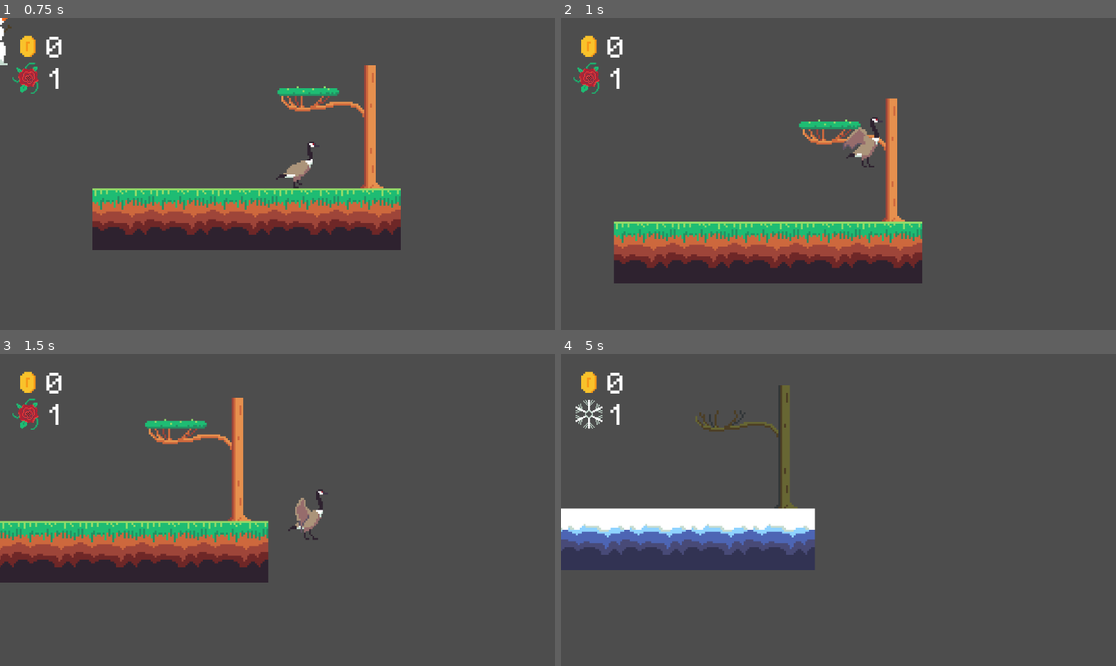
Above: before the commit, frames 1-4 (two rows, left to right).
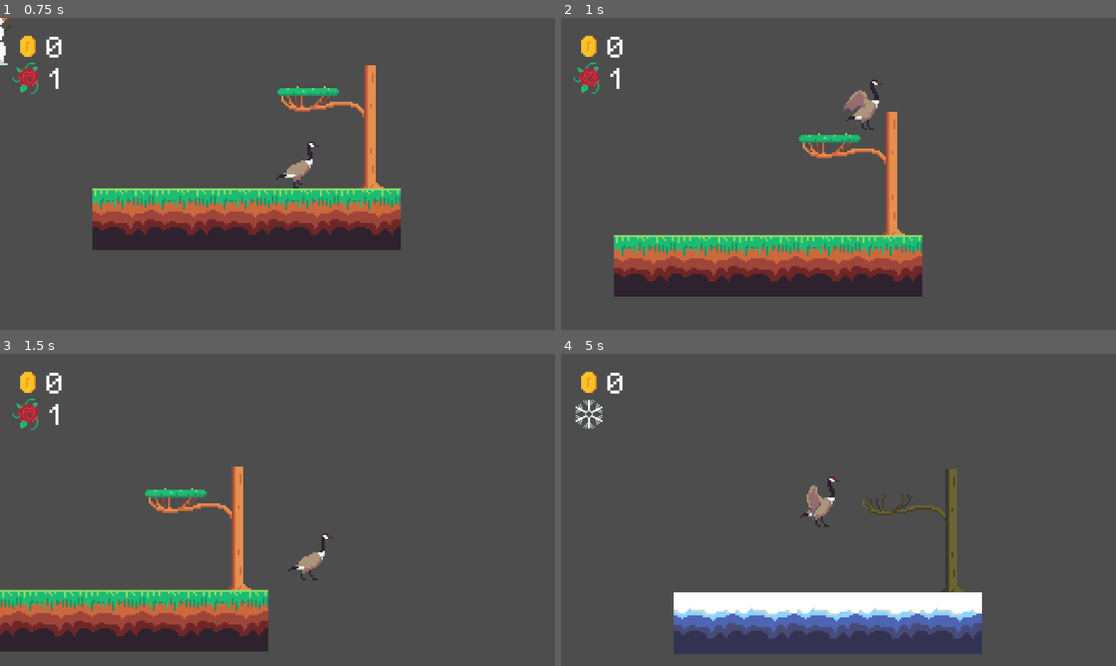
Above: after the commit, the same moments.

Repository: jbroberg42/Spring_Jam_2026
Game: Godot game, scene res://scenes/level0.tscn
Two runs of this game, one before a commit and one after it. Both use one fixed random seed, a clock stepped at 60 frames per second and the inputs below. This scene is started directly instead of the project's main scene.
Inputs:
- Up to frame 1 (0.75 s): hold D (move_right) from 0.53 s (still down); tap E (switch) at 0.6 s
- Up to frame 2 (1 s): keep holding D (move_right); tap Space (jump) at 0.77 s
- Up to frame 3 (1.5 s): keep holding D (move_right); tap E (switch) at 1.35 s
- Up to frame 4 (5 s): tap Space (jump) at 1.52, 3.02, 3.77, 4.52 s; release D (move_right) at 2.03 s; hold A (move_left) 2.03-2.78 s; tap E (switch) every 0.75 s from 2.1 to 4.35 s; hold D (move_right) 2.78-4.28 s; hold A (move_left) from 4.28 s (still down)

Frame 1 is identical in both runs. In frame 2, 14% of the frame differs, in the area x 9-66%, y 19-90%; in frame 3, 22%; in frame 4, 22%, in the area x 0-76%, y 10-96%.

Commit message:
MAP LAYERS SCENE that LISTENS to the SEASON

Diff:
--- a/scenes/map_layers.tscn
+++ b/scenes/map_layers.tscn
@@ -49,10 +49,12 @@
 texture_region_size = Vector2i(32, 32)
 21:8/0 = 0
 21:8/0/physics_layer_0/polygon_0/points = PackedVector2Array(-16, -4.0306797, 16, -4.0306797, 16, -0.35049438, -16, 0)
+21:8/0/physics_layer_0/polygon_0/one_way = true
 22:8/0 = 0
 22:9/0 = 0
 23:9/0 = 0
 23:9/0/physics_layer_0/polygon_0/points = PackedVector2Array(-16, -4.0306797, 16, -4.0306797, 16, -0.35049438, -16, 0)
+23:9/0/physics_layer_0/polygon_0/one_way = true
 22:10/0 = 0
 22:11/0 = 0
 22:12/0 = 0
--- a/scripts/map_layers.gd
+++ b/scripts/map_layers.gd
@@ -15,9 +15,10 @@
 
 
 func _on_game_manager_spring() -> void:
-	$winter_layer.hide()
-	$spring_layer.show()
+	$spring_layer.enabled = true
+	$winter_layer.enabled = false
+
 
 func _on_game_manager_winter() -> void:
-	$winter_layer.show()
-	$spring_layer.hide()
+	$winter_layer.enabled = true
+	$spring_layer.enabled = false
Not shown: 1 places in scenes/game.tscn that only renumber resources
